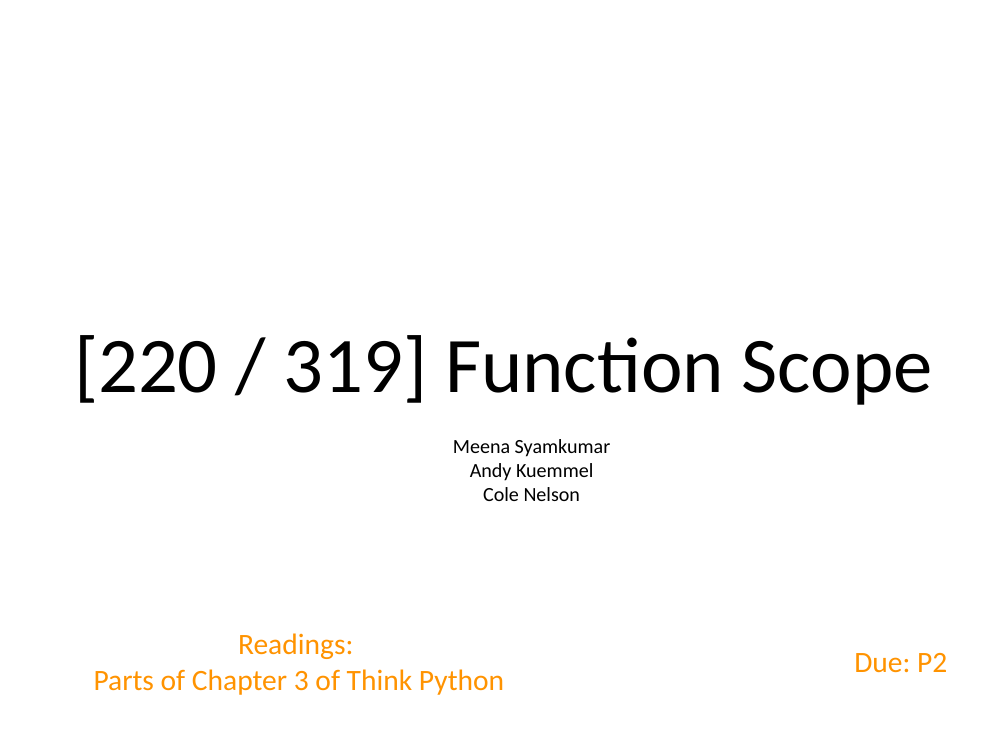
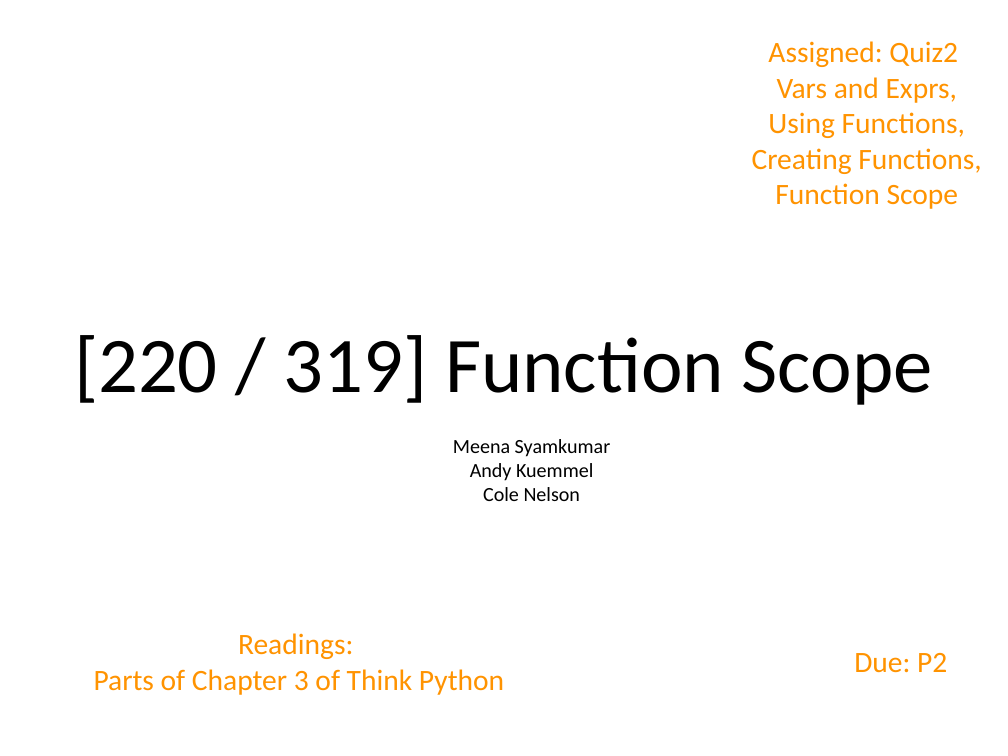
Before and after one commit to tylerharter/caraza-harter-com, a slide deck: slide 1 of tyler/meena/cs220/s22/materials/lecture_ppts/lec_07_S22.ppt. Drawn at 1008x756 pixels with LibreOffice and Linux fonts; fonts in the diff are those of the drawing. Boxes give left, top, right and bottom in pixels: in the first picture for what was removed or moved away, otherwise in the second. Text is boxed around its words. In the diff, an @@ line names an element or a change of style, - is before the commit and + after.

```diff
--- a/tyler/meena/cs220/s22/materials/lecture_ppts/lec_07_S22.ppt
+++ b/tyler/meena/cs220/s22/materials/lecture_ppts/lec_07_S22.ppt
@@ text added at (752, 41, 981, 209), 30 pt, text #FF9300 @@
+Assigned: Quiz2
+Vars and Exprs, Using Functions, Creating Functions, Function Scope
```
Also in this commit, not shown: 8 other slides changed, 3 slides added, 10 slides removed.
